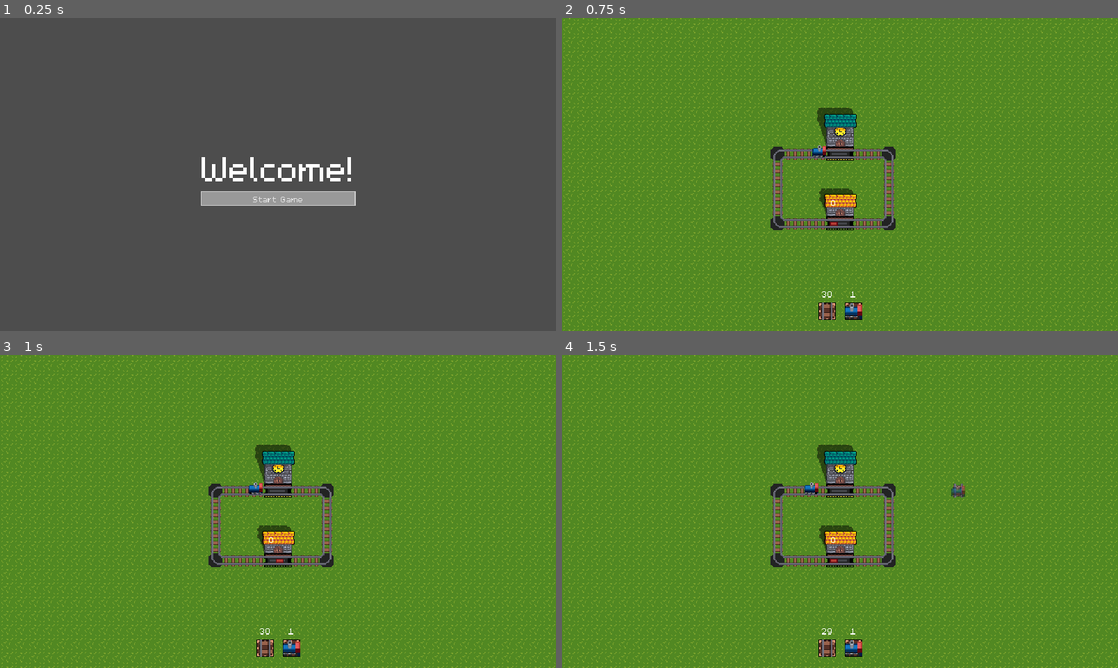
Above: before the commit, frames 1-4 (two rows, left to right).
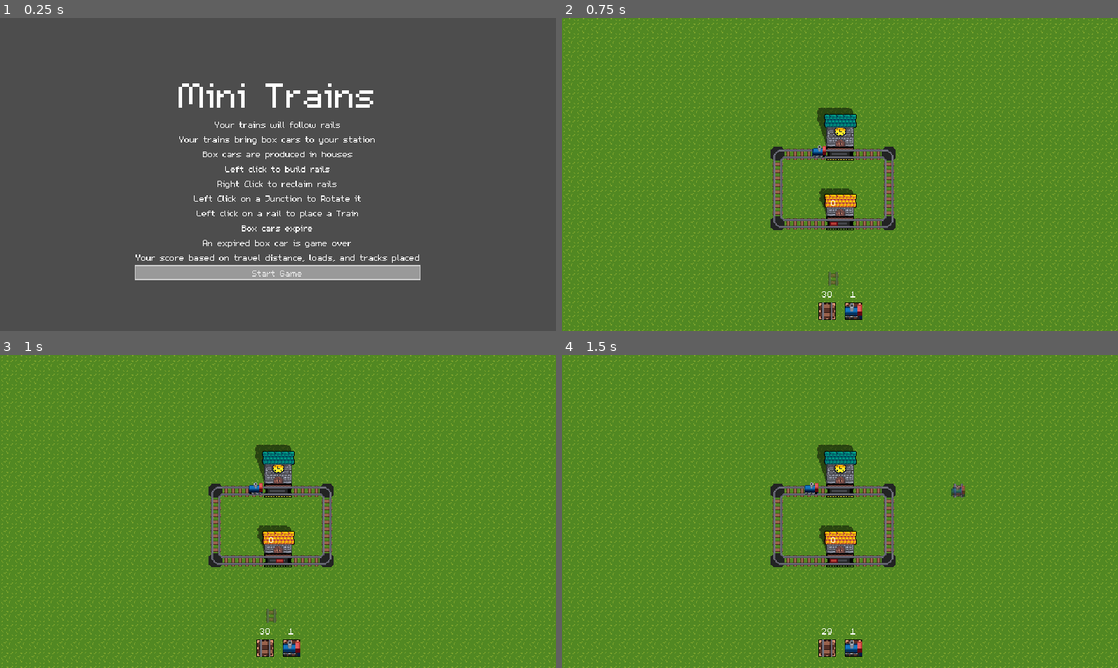
Above: after the commit, the same moments.

Repository: LaffertyDev/mini-trains
Game: Godot game, scene res://src/ui/main_menu/main_menu.tscn
Two runs of this game, one before a commit and one after it. Both use one fixed random seed, a clock stepped at 60 frames per second and the inputs below.
Inputs (mouse positions are in pixels of both pictures, inside the frame that each line leads up to):
- Up to frame 1 (0.25 s): no input
- Up to frame 2 (0.75 s): click "Start Game" at 0.5 s
- Up to frame 3 (1 s): no input
- Up to frame 4 (1.5 s): move the mouse to (962, 495) at 1.27 s; press the mouse at (962, 495) at 1.28 s

The runs differ from the first frame. In frame 1, 6.4% of the frame differs, in the area x 24-76%, y 20-84%; in frame 2, less than 0.1%; in frame 3, less than 0.1%; in frame 4, nothing differs.

Commit message:
add basic tutorial

Diff:
--- a/src/ui/main_menu/main_menu.tscn
+++ b/src/ui/main_menu/main_menu.tscn
@@ -27,8 +27,67 @@
 [node name="Label" type="Label" parent="HBoxContainer/VBoxContainer"]
 layout_mode = 2
 theme_override_font_sizes/font_size = 64
-text = "Welcome!"
+text = "Mini Trains"
 horizontal_alignment = 1
+vertical_alignment = 1
+
+[node name="Label5" type="Label" parent="HBoxContainer/VBoxContainer"]
+layout_mode = 2
+text = "Your trains will follow rails"
+horizontal_alignment = 1
+vertical_alignment = 1
+
+[node name="Label6" type="Label" parent="HBoxContainer/VBoxContainer"]
+layout_mode = 2
+text = "Your trains bring box cars to your station"
+horizontal_alignment = 1
+vertical_alignment = 1
+
+[node name="Label11" type="Label" parent="HBoxContainer/VBoxContainer"]
+layout_mode = 2
+text = "Box cars are produced in houses"
+horizontal_alignment = 1
+vertical_alignment = 1
+
+[node name="Label2" type="Label" parent="HBoxContainer/VBoxContainer"]
+layout_mode = 2
+text = "Left click to build rails"
+horizontal_alignment = 1
+vertical_alignment = 1
+
+[node name="Label3" type="Label" parent="HBoxContainer/VBoxContainer"]
+layout_mode = 2
+text = "Right Click to reclaim rails"
+horizontal_alignment = 1
+vertical_alignment = 1
+
+[node name="Label4" type="Label" parent="HBoxContainer/VBoxContainer"]
+layout_mode = 2
+text = "Left Click on a Junction to Rotate it"
+horizontal_alignment = 1
+vertical_alignment = 1
+
+[node name="Label10" type="Label" parent="HBoxContainer/VBoxContainer"]
+layout_mode = 2
+text = "Left click on a rail to place a Train"
+horizontal_alignment = 1
+vertical_alignment = 1
+
+[node name="Label7" type="Label" parent="HBoxContainer/VBoxContainer"]
+layout_mode = 2
+text = "Box cars expire	"
+horizontal_alignment = 1
+vertical_alignment = 1
+
+[node name="Label9" type="Label" parent="HBoxContainer/VBoxContainer"]
+layout_mode = 2
+text = "An expired box car is game over"
+horizontal_alignment = 1
+vertical_alignment = 1
+
+[node name="Label8" type="Label" parent="HBoxContainer/VBoxContainer"]
+layout_mode = 2
+text = "Your score based on travel distance, loads, and tracks placed"
 vertical_alignment = 1
 
 [node name="button_start_game" type="Button" parent="HBoxContainer/VBoxContainer"]
Not shown, changed: doc/tasks.md
Not shown, changed: doc/timeline.md
Not shown, changed: src/audio/.DS_Store
